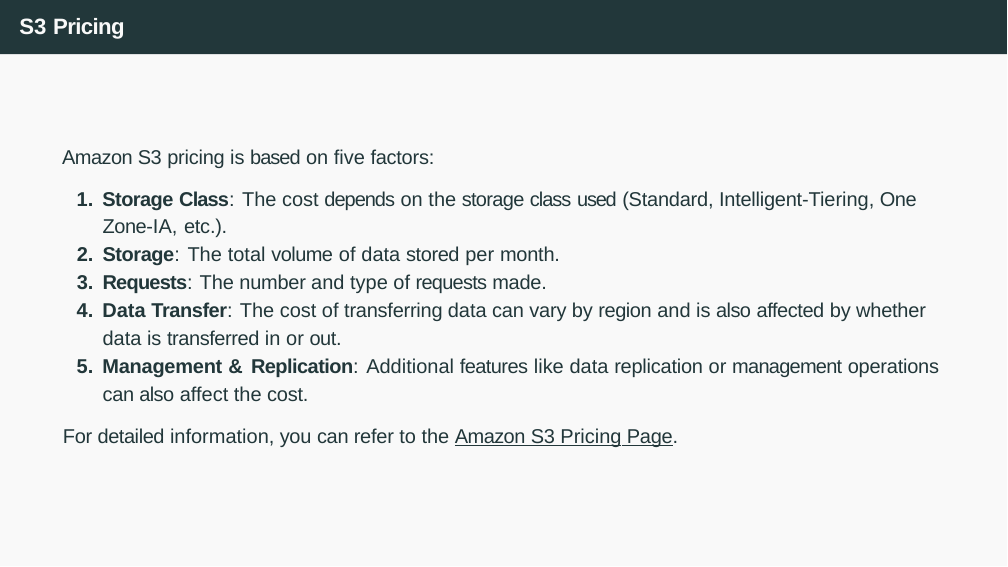
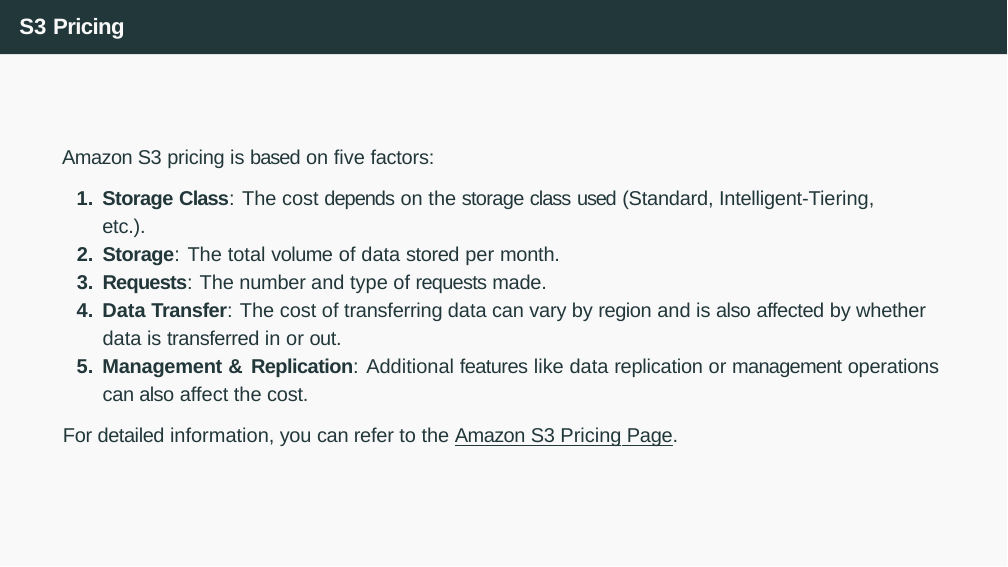
Before and after one commit to joanpaucm/HPDCB, a slide deck: slide 6 of src/slides/Session 4 - AWS S3-2026.pptx. Drawn at 1008x567 pixels with LibreOffice and Linux fonts; fonts in the diff are those of the drawing. Boxes give left, top, right and bottom in pixels: in the first picture for what was removed or moved away, otherwise in the second. Text is boxed around its words. In the diff, an @@ line names an element or a change of style, - is before the commit and + after.

```diff
--- a/src/slides/Session 4 - AWS S3-2026.pptx
+++ b/src/slides/Session 4 - AWS S3-2026.pptx
@@ text at [102,190,874,237]: text changed @@
-1. Storage Class: The cost depends on the storage class used (Standard, Intelligent-Tiering, One Zone-IA, etc.).
+1. Storage Class: The cost depends on the storage class used (Standard, Intelligent-Tiering, etc.).
```
Also in this commit, not shown: 2 other slides changed, 3 other files.
